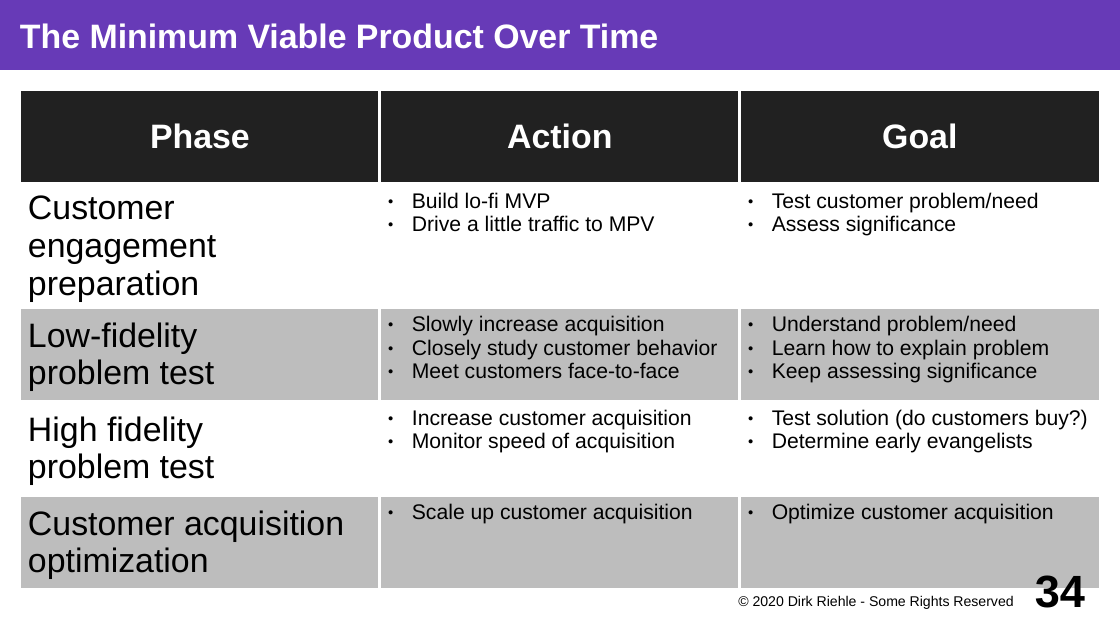
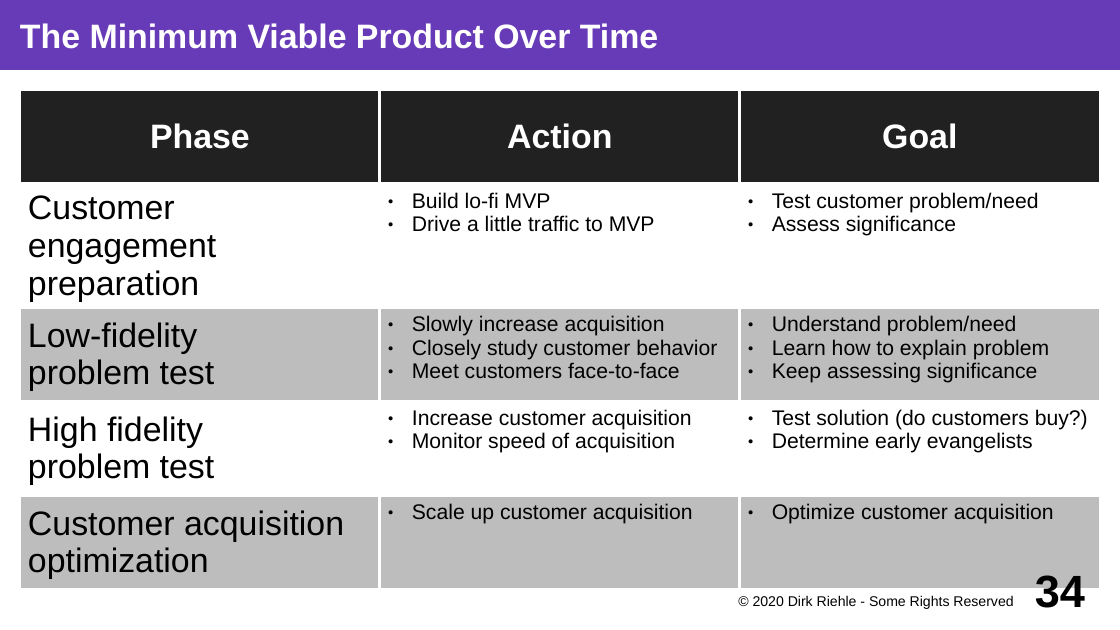
Before and after one commit to dirkriehle/coss-course, a slide deck: slide 34 of Lecture slides/COSS D01 - Software Startups.odp. Drawn at 1120x630 pixels with LibreOffice and Linux fonts; fonts in the diff are those of the drawing. Boxes give left, top, right and bottom in pixels: in the first picture for what was removed or moved away, otherwise in the second. Text is boxed around its words. In the diff, an @@ line names an element or a change of style, - is before the commit and + after.

Commit message:
Fixes to startup slide deck; in particular pulled theory building before validation

```diff
--- a/Lecture slides/COSS D01 - Software Startups.odp
+++ b/Lecture slides/COSS D01 - Software Startups.odp
@@ table at [20,90,1100,583] @@
-row 2, column 2: Build lo-fi MVP / Drive a little traffic to MPV
+row 2, column 2: Build lo-fi MVP / Drive a little traffic to MVP
```
Also in this commit, not shown: 14 other slides changed, 3 other files.
